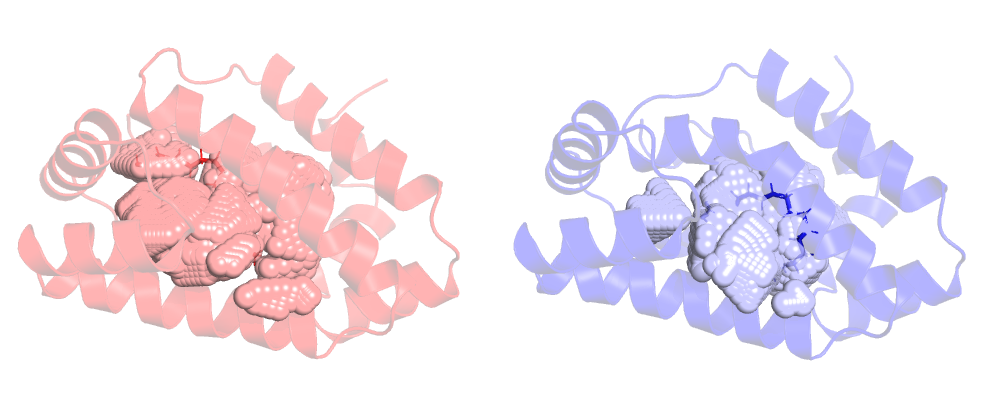
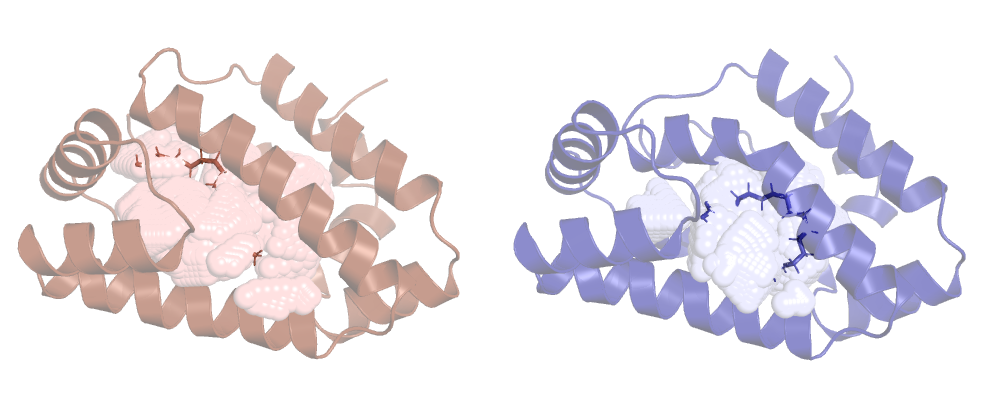
Layers edited between the first and the second 1000 × 400 image:
added layer "Pasted Layer #1" above "Pasted Layer" over box(513, 48, 966, 361)
painted on "Pasted Layer" over box(17, 47, 966, 361)
removed layer "dynamics_hv.png" over box(17, 47, 460, 360)
